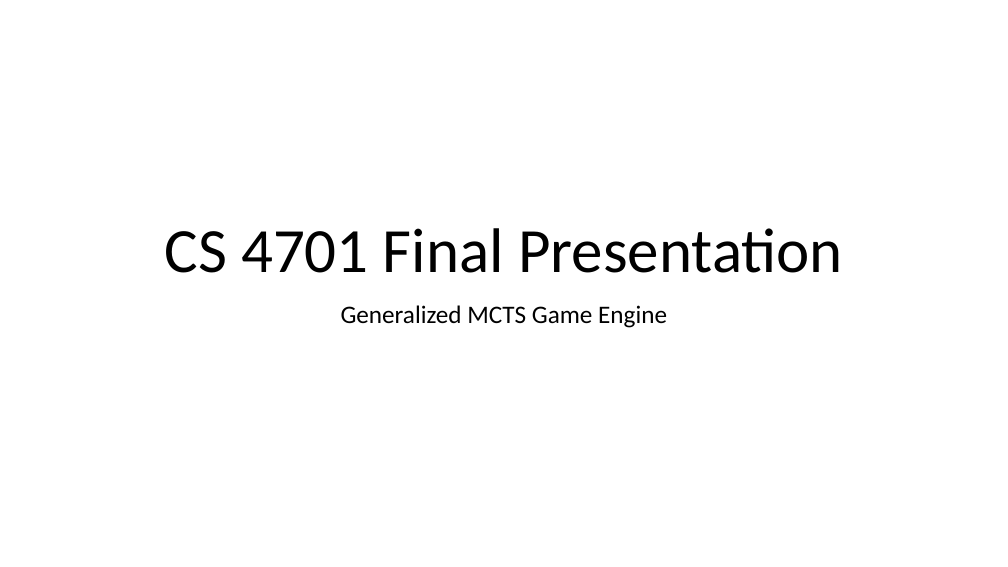
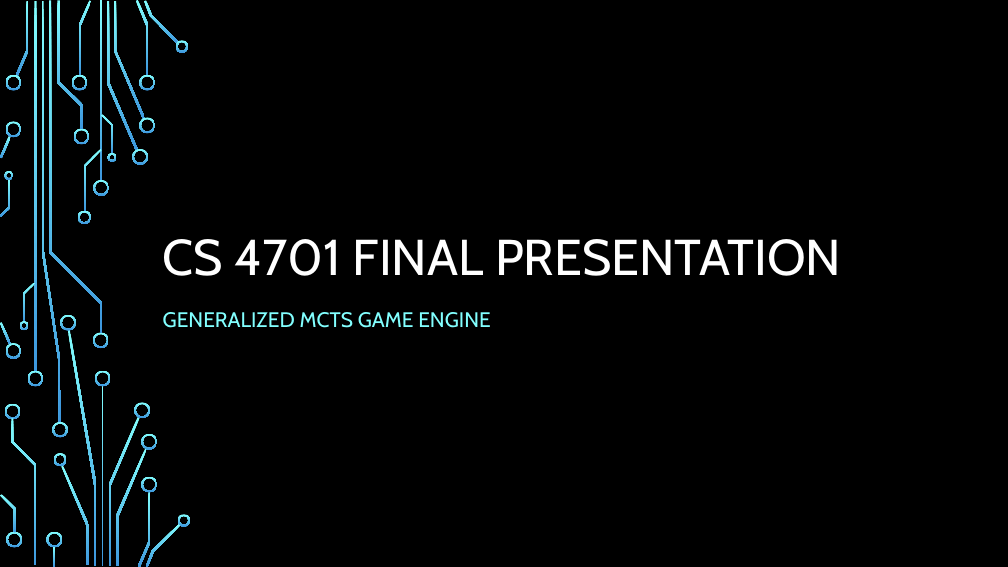
Before and after one commit to Ha5hBr0wn/CS4701, a slide deck: slide 1 of FinalPresentation.pptx. Drawn at 1008x567 pixels with LibreOffice and Linux fonts; fonts in the diff are those of the drawing; background and template pictures are left out. Boxes give left, top, right and bottom in pixels: in the first picture for what was removed or moved away, otherwise in the second. Text is boxed around its words. In the diff, an @@ line names an element or a change of style, - is before the commit and + after.

```diff
--- a/FinalPresentation.pptx
+++ b/FinalPresentation.pptx
@@ background #FFFFFF to picture (left out) @@
@@ title at <box>163,239,841,276</box>: text changed; size 60 to 48 pt; font Calibri to Cabin; text colour #000000 to #FFFFFF @@
-CS 4701 Final Presentation
+CS 4701 FINAL PRESENTATION
@@ subtitle at <box>163,312,490,328</box>: text changed; size 24 to 20 pt; font Calibri to Cabin; text colour #000000 to #82FFFF @@
-Generalized MCTS Game Engine
+GENERALIZED MCTS GAME ENGINE
@@ group added at <box>0,0,191,567</box>: 50 freeform shapes, 4 rectangles @@
```
Also in this commit, not shown: 18 other slides changed.
